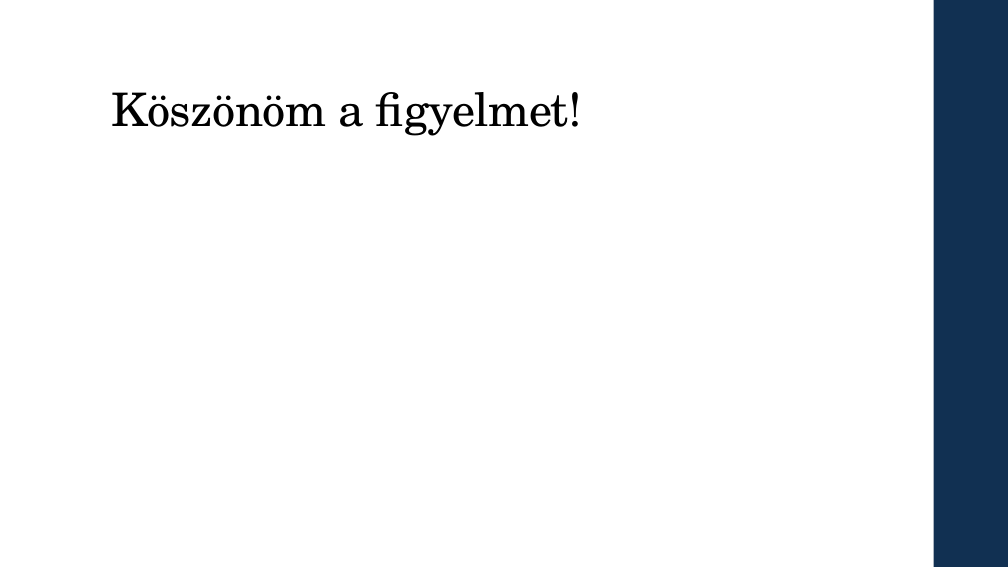
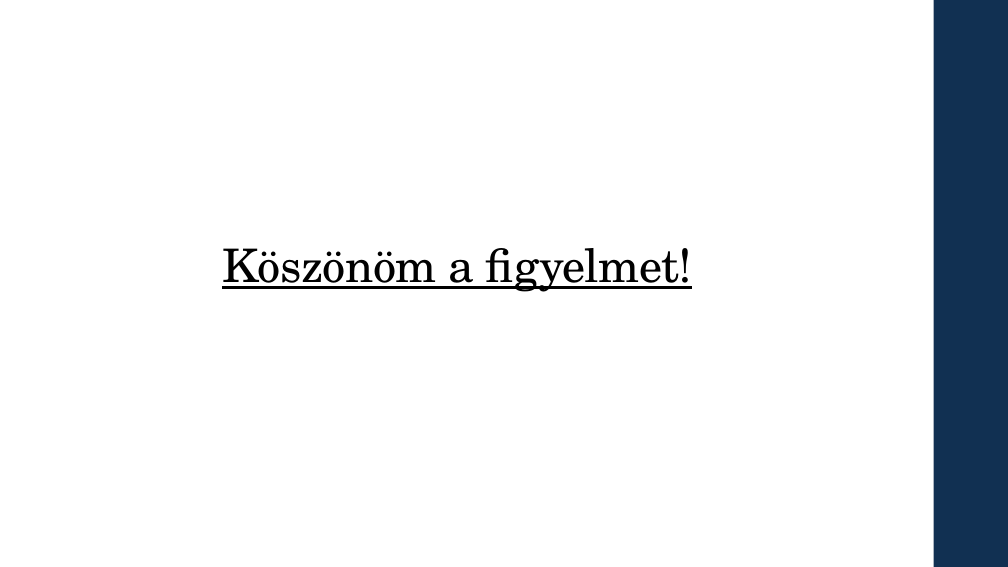
Before and after one commit to dudaslevente/Paprika, a slide deck: slide 9 of Beadandó.pptx (slide 11 before the commit). Drawn at 1008x567 pixels with LibreOffice and Linux fonts; fonts in the diff are those of the drawing. Boxes give left, top, right and bottom in pixels: in the first picture for what was removed or moved away, otherwise in the second. Text is boxed around its words. In the diff, an @@ line names an element or a change of style, - is before the commit and + after.

Commit message:
PPT

```diff
--- a/Beadandó.pptx
+++ b/Beadandó.pptx
@@ title "Köszönöm a figyelmet!": place and size @@
-title "Köszönöm a figyelmet!" at [112, 92, 582, 136]
+title "Köszönöm a figyelmet!" at [222, 248, 692, 292]
@@ title "Köszönöm a figyelmet!" at [222, 248, 692, 292]: underline on; alignment left to centre @@
```
Also in this commit, not shown: 1 other slide changed, 7 slides added, 9 slides removed.
